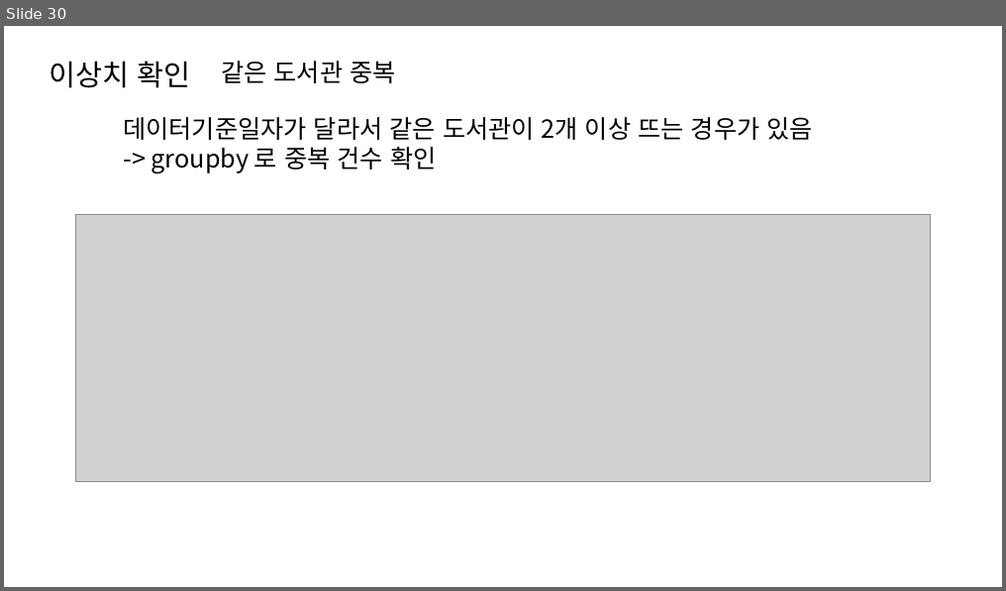
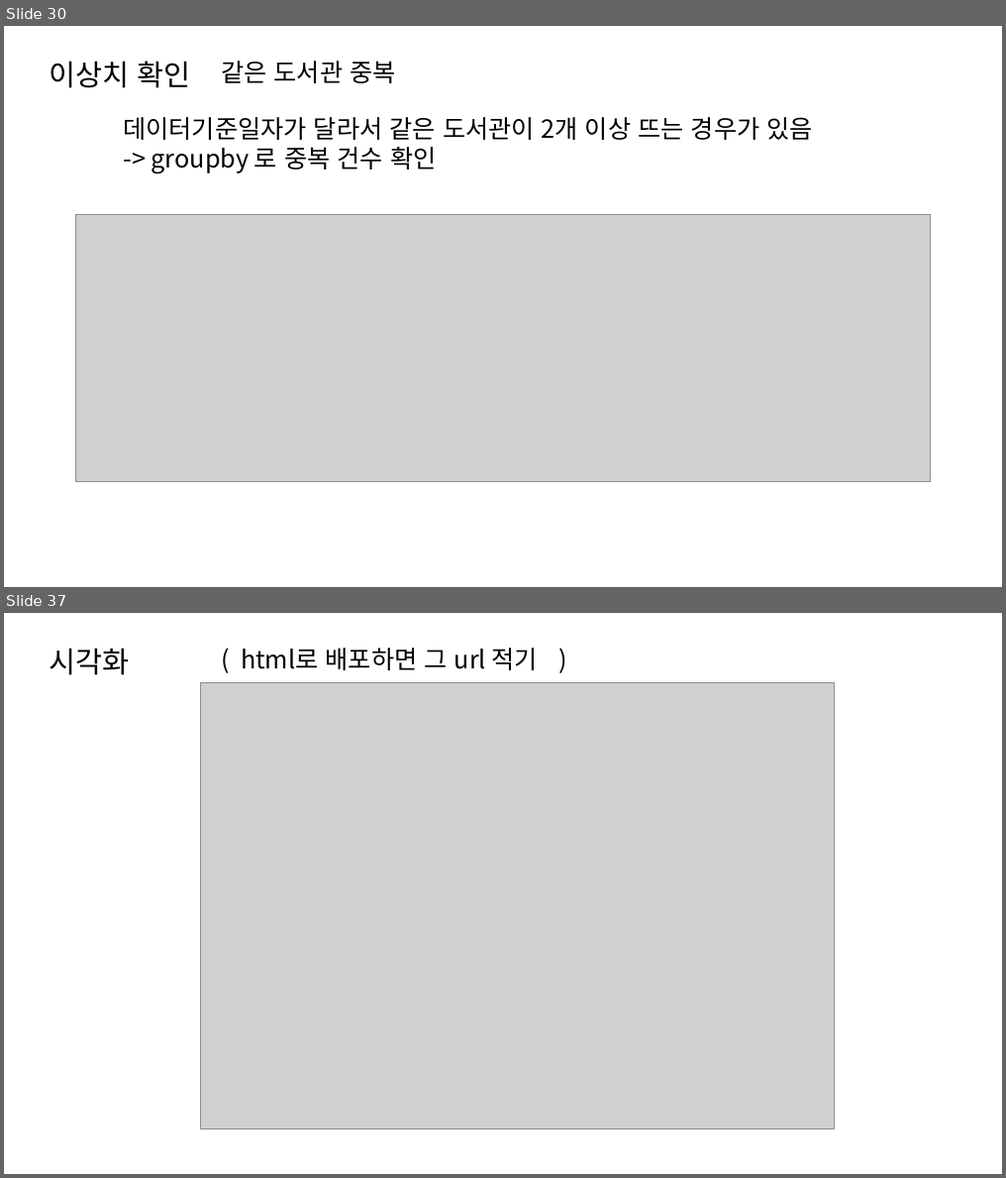
Before and after one commit to dev-hw/SeSAC-live_map, a slide deck: 230810.pptx. Shown one above the other, each under a label of ours: slide 30 before the commit, slides 30 and 37 after it; the slides between them are not shown. The pictures are 1006x591 and 1006x1178 pixels, drawn with LibreOffice and Linux fonts; fonts in the diff are those of the drawing; grey boxes stand for pictures. Boxes give left, top, right and bottom in pixels: in the first picture for what was removed or moved away, otherwise in the second. Text is boxed around its words. In the diff, an @@ line names an element or a change of style, - is before the commit and + after.

```diff
--- a/230810.pptx
+++ b/230810.pptx
@@ slide 37 added at box(4, 613, 1002, 1174), background #FFFFFF @@
@@ text added at box(49, 648, 129, 675), 28 pt, text #000000 @@
+시각화
@@ text added at box(241, 648, 538, 670), 24 pt, text #000000 @@
+( html로 배포하면 그 url 적기 )
@@ picture added at box(200, 682, 834, 1129) @@
```
Also in this commit, not shown: 1 slide changed, 6 other slides added.
